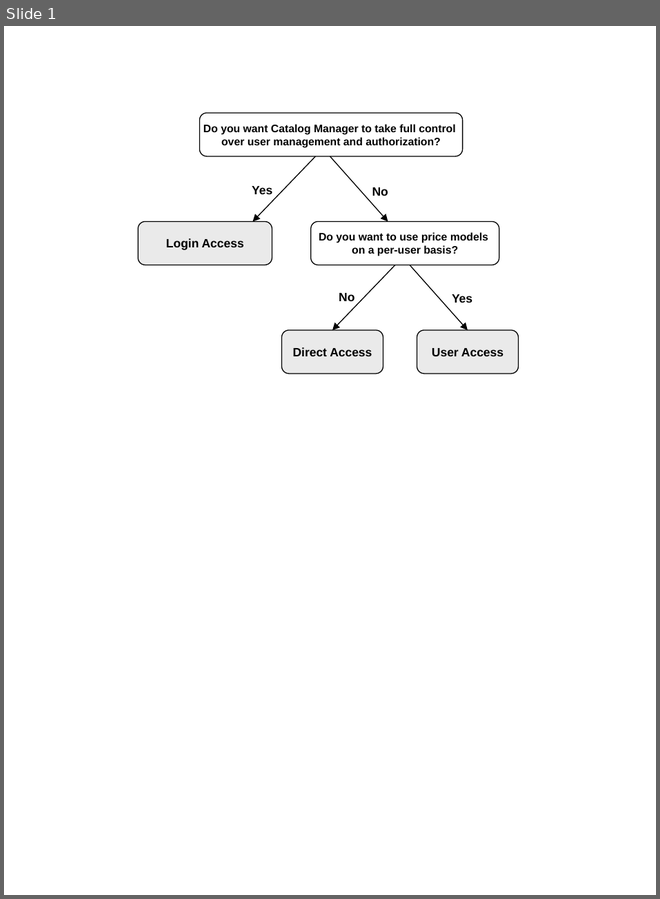
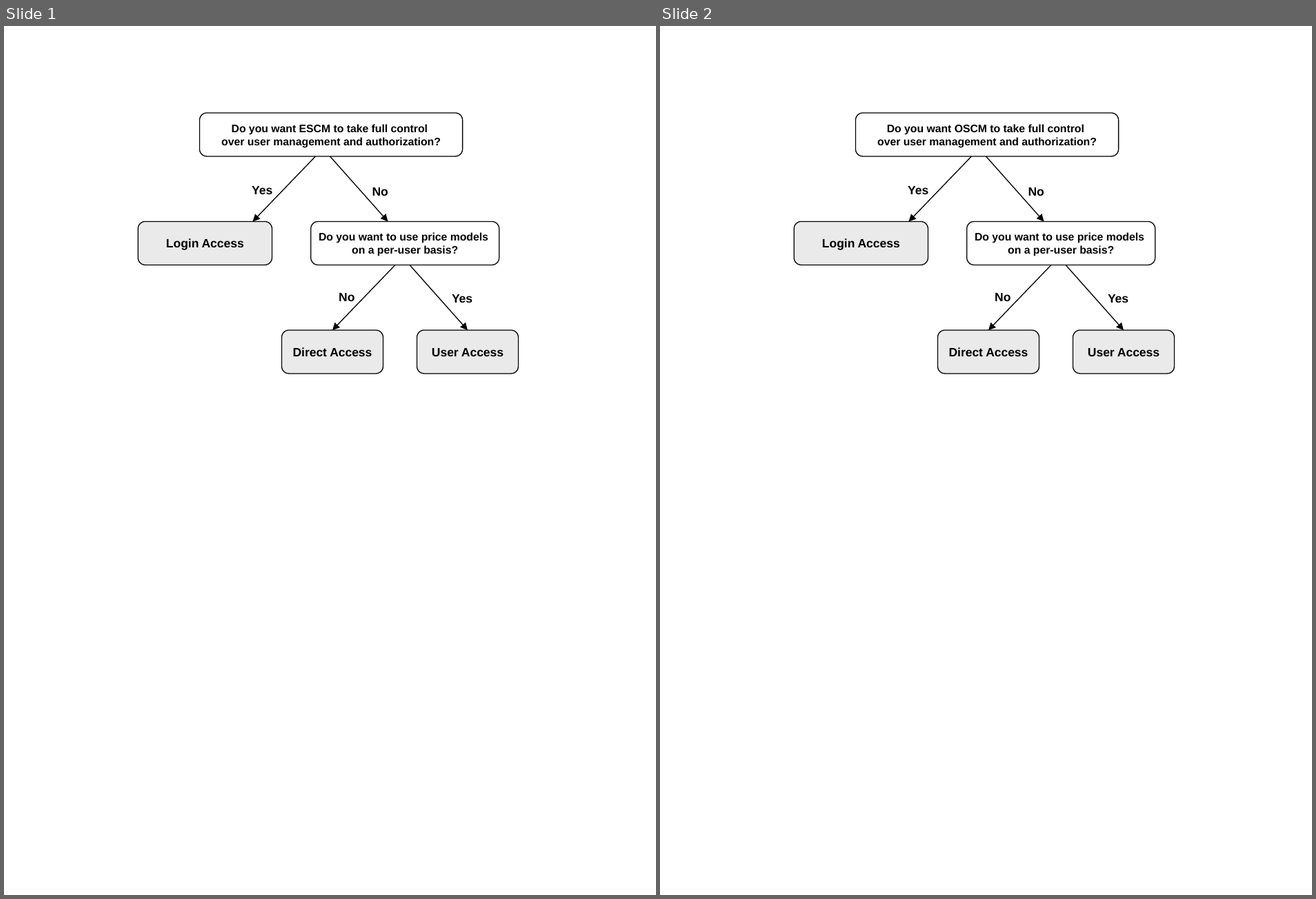
Before and after one commit to servicecatalog/documentation, a slide deck: Development/DocSources/en/TechProvGuide/_images/AccessDecision.ppt. Shown side by side, each under a label of ours: slide 1 before the commit, slides 1 and 2 after it. The pictures are 660x899 and 1316x899 pixels, drawn with LibreOffice and Linux fonts; fonts in the diff are those of the drawing. Boxes give left, top, right and bottom in pixels: in the first picture for what was removed or moved away, otherwise in the second. Text is boxed around its words. In the diff, an @@ line names an element or a change of style, - is before the commit and + after.

Commit message:
Remove Catalog Manager from pictures

```diff
--- a/Development/DocSources/en/TechProvGuide/_images/AccessDecision.ppt
+++ b/Development/DocSources/en/TechProvGuide/_images/AccessDecision.ppt
@@ slide 2 added at (x1=660, y1=26, x2=1312, y2=895), background #FFFFFF @@
@@ group added at (x1=794, y1=113, x2=1175, y2=374): 5 rounded rectangles, 4 arrows, 4 texts @@
+Do you want to use price models
+on a per-user basis?
+Direct Access
+User Access
+Login Access
+Yes
+No
+Do you want OSCM to take full control
+over user management and authorization?
+No
+Yes
@@ slide 1 changed as well @@
@@ text in rounded rectangle at (x1=232, y1=124, x2=428, y2=135): text changed @@
-Do you want Catalog Manager to take full control
+Do you want ESCM to take full control
```
Also in this commit, not shown: 17 other files.
